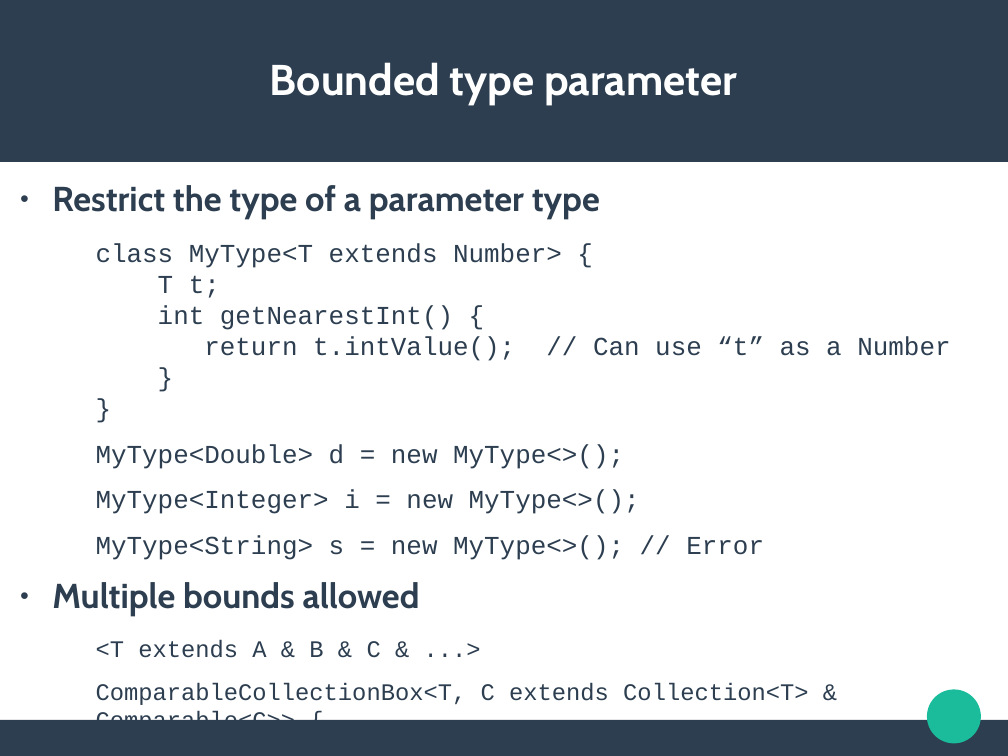
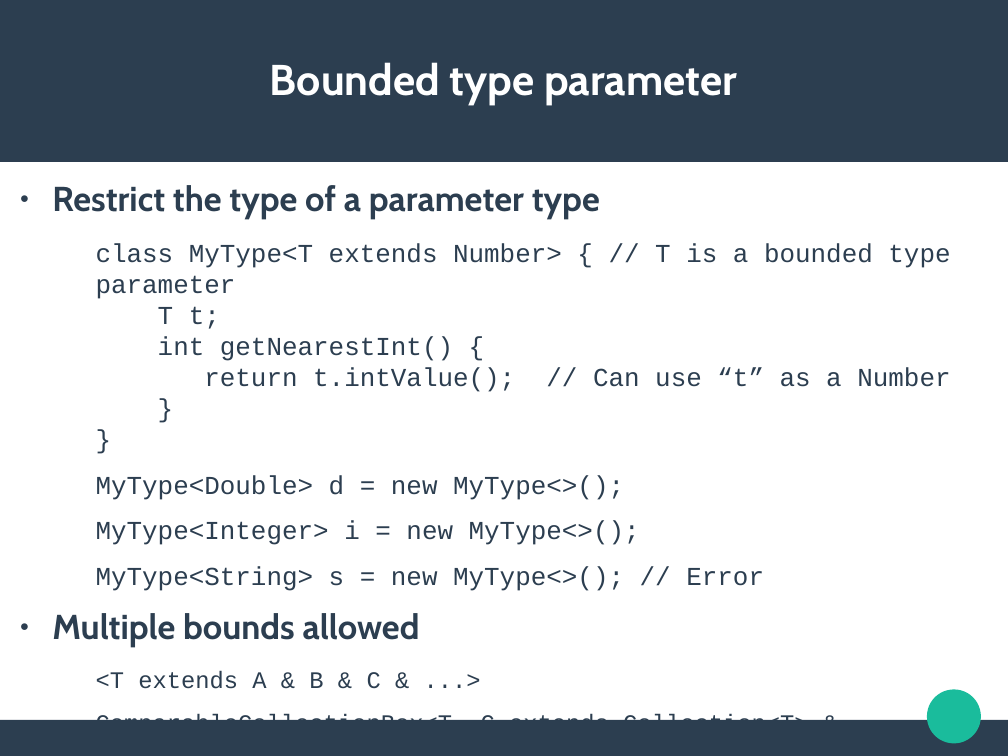
Before and after one commit to jldelarbre/lectureNotes, a slide deck: slide 5 of Slides/specialIssues/si1/ParameterizedTypes.odp. Drawn at 1008x756 pixels with LibreOffice and Linux fonts; fonts in the diff are those of the drawing. Boxes give left, top, right and bottom in pixels: in the first picture for what was removed or moved away, otherwise in the second. Text is boxed around its words. In the diff, an @@ line names an element or a change of style, - is before the commit and + after.

```diff
--- a/Slides/specialIssues/si1/ParameterizedTypes.odp
+++ b/Slides/specialIssues/si1/ParameterizedTypes.odp
@@ text at [96, 243, 950, 392]: text changed @@
-  class MyType<T extends Number> {
-  T t;
-  int getNearestInt() {
-  return t.intValue(); // Can use “t” as a Number
-  }
-  }
+  class MyType<T extends Number> { // T is a bounded type parameter
+  T t;
+  int getNearestInt() {
+  return t.intValue(); // Can use “t” as a Number
+  }
+  }
```
Also in this commit, not shown: 2 other slides changed, 1 slide added, 1 other file.
